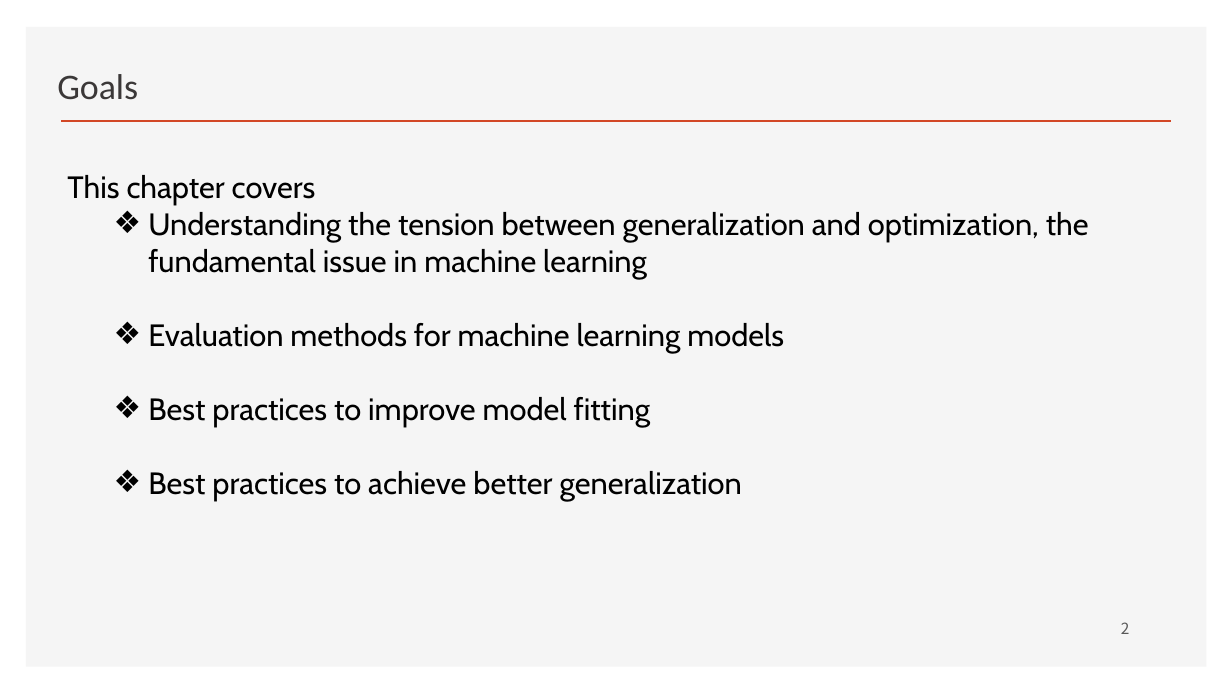
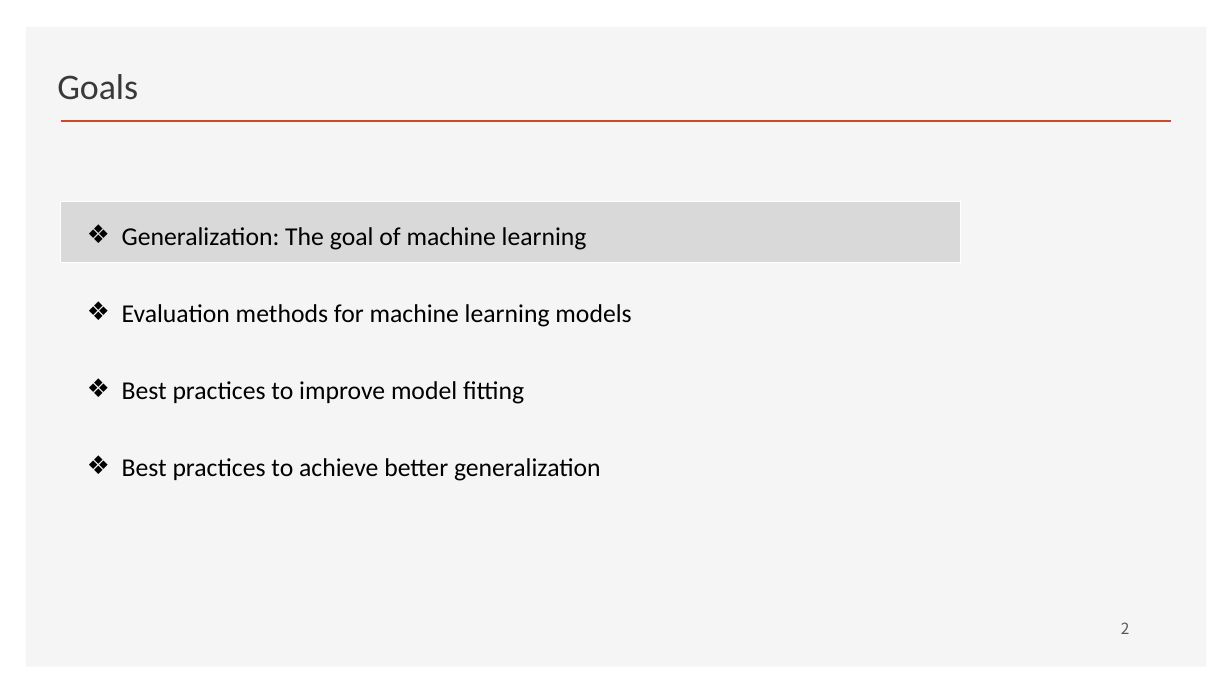
Before and after one commit to ancestor9/2026_Fall_Deep-Learning-with-Python, a slide deck: slide 2 of Chapter 05 Fundamentals of machine learning.pptx. Drawn at 1232x693 pixels with LibreOffice and Linux fonts; fonts in the diff are those of the drawing; background and template pictures are left out. Boxes give left, top, right and bottom in pixels: in the first picture for what was removed or moved away, otherwise in the second. Text is boxed around its words. In the diff, an @@ line names an element or a change of style, - is before the commit and + after.

```diff
--- a/Chapter 05 Fundamentals of machine learning.pptx
+++ b/Chapter 05 Fundamentals of machine learning.pptx
@@ rectangle added at (61, 201, 961, 262), fill #D9D9D9, outline #FFFFFF 1 pt @@
@@ text "Generalization: The goal of machine ...": place and size @@
-text "Generalization: The goal of machine ..." at (67, 175, 1089, 500)
+text "Generalization: The goal of machine ..." at (122, 227, 631, 481)
@@ text at (122, 227, 587, 250): text changed; size 24 to 20 pt; font Cabin to Calibri @@
-This chapter covers
-  ❖ Understanding the tension between generalization and optimization, the fundamental issue in machine learning
+❖ Generalization: The goal of machine learning
@@ text at (122, 304, 631, 481): size 24 to 20 pt, font Cabin to Calibri in "Evaluation methods for machine learning models", "Best practices to improve model fitting", "Best practices to achieve better generalization"; list level 2 to 1 in "Evaluation methods for machine learning ..."; line spacing 2 to 2.5; list level 2 to 1 in "Best practices to improve model ..."; list level 2 to 1 in "Best practices to achieve better ..." @@
```
Also in this commit, not shown: 13 other slides changed, 13 slides added, 1 slide removed.
